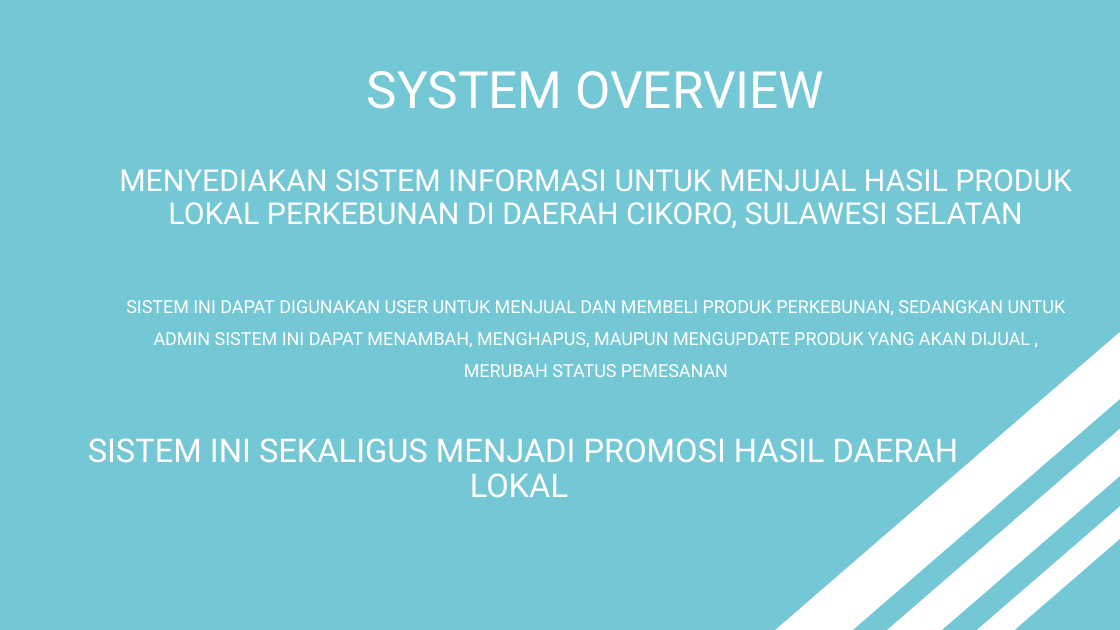
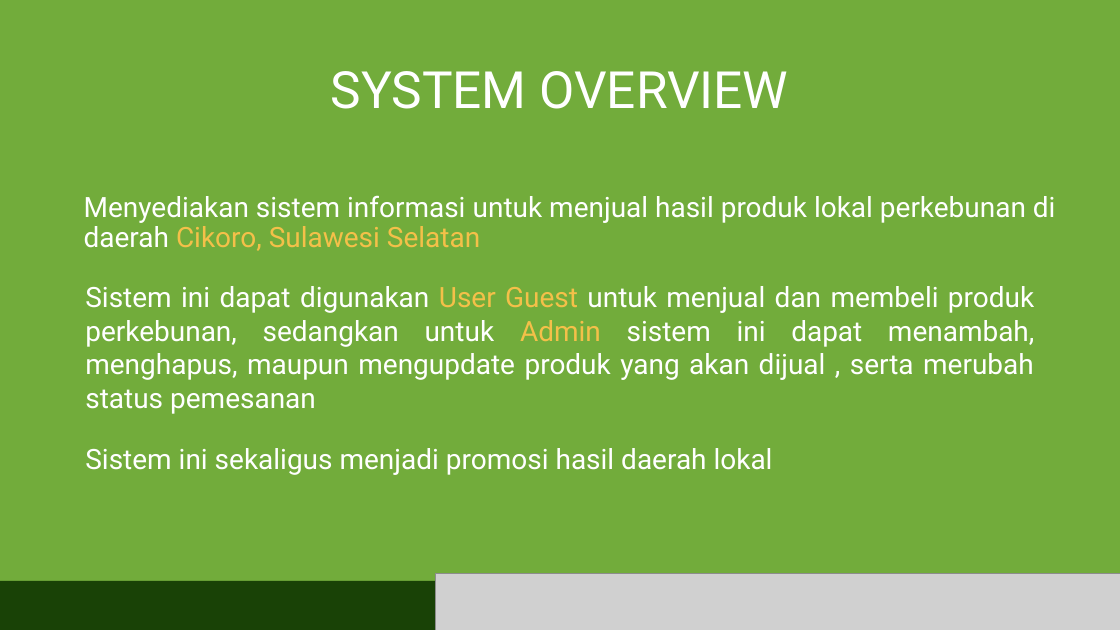
Before and after one commit to ripasfilqadar/mppl, a slide deck: slide 2 of buat demo/CikoroFarm.pptx. Drawn at 1120x630 pixels with LibreOffice and Linux fonts; fonts in the diff are those of the drawing; grey boxes stand for pictures. Boxes give left, top, right and bottom in pixels: in the first picture for what was removed or moved away, otherwise in the second. Text is boxed around its words. In the diff, an @@ line names an element or a change of style, - is before the commit and + after.

Commit message:
PPT

```diff
--- a/buat demo/CikoroFarm.pptx
+++ b/buat demo/CikoroFarm.pptx
@@ background #74C7D5 to #72AC3B @@
@@ title "SYSTEM OVERVIEW": place and size @@
-title "SYSTEM OVERVIEW" at (367, 71, 824, 109)
+title "SYSTEM OVERVIEW" at (331, 71, 788, 109)
@@ text at (84, 195, 1056, 251): text changed; size 25.9 to 24 pt @@
-MENYEDIAKAN SISTEM INFORMASI UNTUK MENJUAL HASIL PRODUK LOKAL PERKEBUNAN DI DAERAH CIKORO, SULAWESI SELATAN
+Menyediakan sistem informasi untuk menjual hasil produk lokal perkebunan di daerah Cikoro, Sulawesi Selatan
@@ text at (85, 286, 1034, 380): text changed; size 15.4 to 24 pt @@
-SISTEM INI DAPAT DIGUNAKAN USER UNTUK MENJUAL DAN MEMBELI PRODUK PERKEBUNAN, SEDANGKAN UNTUK ADMIN SISTEM INI DAPAT MENAMBAH, MENGHAPUS, MAUPUN MENGUPDATE PRODUK YANG AKAN DIJUAL , MERUBAH STATUS PEMESANAN
+Sistem ini dapat digunakan User Guest untuk menjual dan membeli produk perkebunan, sedangkan untuk Admin sistem ini dapat menambah, menghapus, maupun mengupdate produk yang akan dijual , serta merubah status pemesanan
@@ rectangle removed at (766, 320, 1120, 630) @@
@@ rectangle removed at (858, 399, 1120, 630) @@
@@ text at (85, 448, 773, 475): text changed; size 28 to 24 pt @@
-SISTEM INI SEKALIGUS MENJADI PROMOSI HASIL DAERAH LOKAL
+Sistem ini sekaligus menjadi promosi hasil daerah lokal
@@ rectangle removed at (910, 443, 1120, 630) @@
@@ rectangle added at (0, 581, 453, 630), fill #194206 @@
@@ picture added at (436, 573, 1120, 630) @@
```
Also in this commit, not shown: 9 other slides changed, 6 slides added, 6 slides removed.
